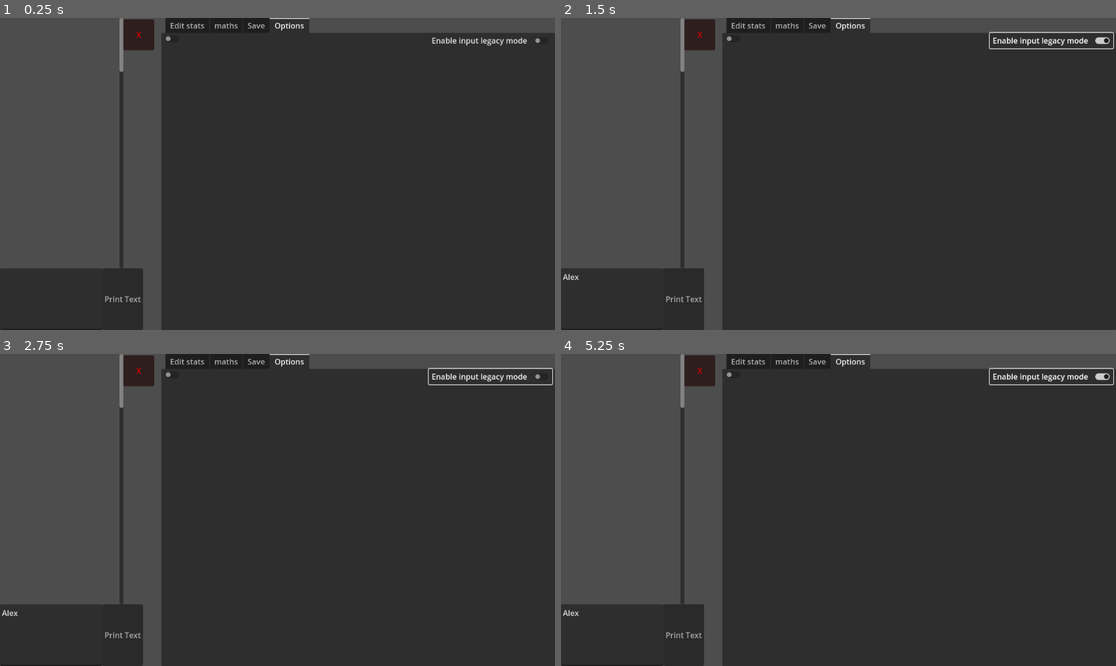
Above: before the commit, frames 1-4 (two rows, left to right).
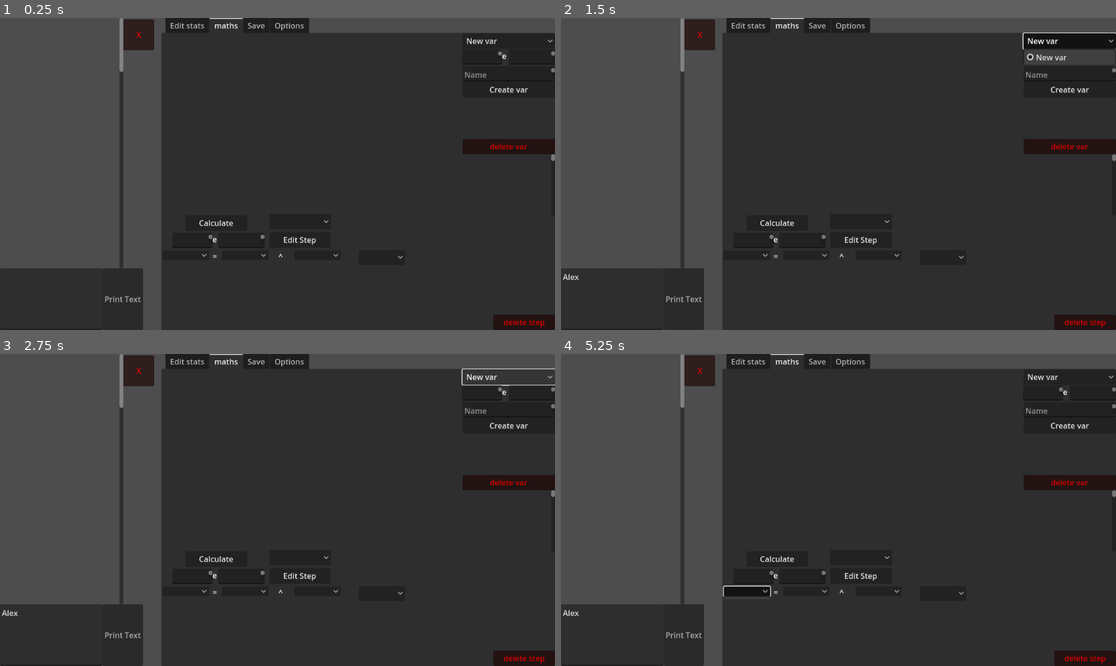
Above: after the commit, the same moments.

Repository: Random31234/huge-numbers-2.0
Game: Godot game, scene res://scenes/main.tscn
Two runs of this game, one before a commit and one after it. Both use one fixed random seed, a clock stepped at 60 frames per second and the inputs below.
Inputs (mouse positions are in pixels of both pictures, inside the frame that each line leads up to):
- Up to frame 1 (0.25 s): no input
- Up to frame 2 (1.5 s): click (610, 298) at 0.52 s; type "Alex" at 0.6 s; click (1071, 39) at 1.25 s, where only the run after the commit has a clickable "New var"
- Up to frame 3 (2.75 s): click (510, 375) at 2 s, where only the run after the commit has a clickable "New var"
- Up to frame 4 (5.25 s): click "Print Text" at 2.75 s; click (1049, 375) at 3.5 s, where only the run before the commit has a clickable "Enable input legacy mode"; click (1071, 425) at 4.25 s, where only the run after the commit has a clickable "Create var"; click (749, 591) at 5.02 s

The runs differ from the first frame. In frame 1, 2.2% of the frame differs, in the area x 29-100%, y 0-100%; in frame 2, 3.0%; in frame 3, 2.4%; in frame 4, 2.7%.

Commit message:
Replacement of Math step system

Diff:
--- a/scenes/main.tscn
+++ b/scenes/main.tscn
@@ -52,7 +52,7 @@
 offset_left = 335.0
 offset_right = 1152.0
 offset_bottom = 649.0
-current_tab = 3
+current_tab = 1
 
 [node name="Edit stats" type="Control" parent="TabContainer"]
 visible = false
@@ -264,7 +264,6 @@
 "
 
 [node name="maths" type="Control" parent="TabContainer"]
-visible = false
 layout_mode = 2
 metadata/_tab_index = 1
 
@@ -412,16 +411,12 @@
 offset_right = 40.0
 offset_bottom = 40.0
 
-[node name="StepsContainer" type="ScrollContainer" parent="TabContainer/maths/calculations legacy"]
-layout_mode = 0
+[node name="RichTextLabel" type="RichTextLabel" parent="TabContainer/maths/calculations legacy"]
+layout_mode = 2
 offset_left = 3.0
 offset_top = 489.0
 offset_right = 515.0
 offset_bottom = 617.0
-
-[node name="VBoxContainer" type="VBoxContainer" parent="TabContainer/maths/calculations legacy/StepsContainer"]
-custom_minimum_size = Vector2(512, 2560)
-layout_mode = 2
 
 [node name="output position" type="OptionButton" parent="TabContainer/maths/calculations legacy"]
 layout_mode = 0
@@ -686,13 +681,14 @@
 text = "Delete math"
 
 [node name="Options" type="Control" parent="TabContainer"]
+visible = false
 layout_mode = 2
 metadata/_tab_index = 3
 
 [node name="CheckButton" type="CheckButton" parent="TabContainer/Options" node_paths=PackedStringArray("nonLegacy", "legacy")]
 layout_mode = 0
-offset_left = 555.0
-offset_right = 811.0
+offset_left = 561.0
+offset_right = 817.0
 offset_bottom = 32.0
 text = "Enable input legacy mode"
 script = ExtResource("1_pq12d")
@@ -701,8 +697,11 @@
 
 [node name="Calculation legacy mode" type="CheckButton" parent="TabContainer/Options"]
 layout_mode = 0
-offset_right = 44.0
-offset_bottom = 24.0
+offset_left = 525.0
+offset_top = 32.0
+offset_right = 817.0
+offset_bottom = 63.0
+text = "Enable Calculation legacy mode"
 script = ExtResource("1_pq12d")
 
 [connection signal="button_down" from="Output System/Button" to="." method="printStats"]
